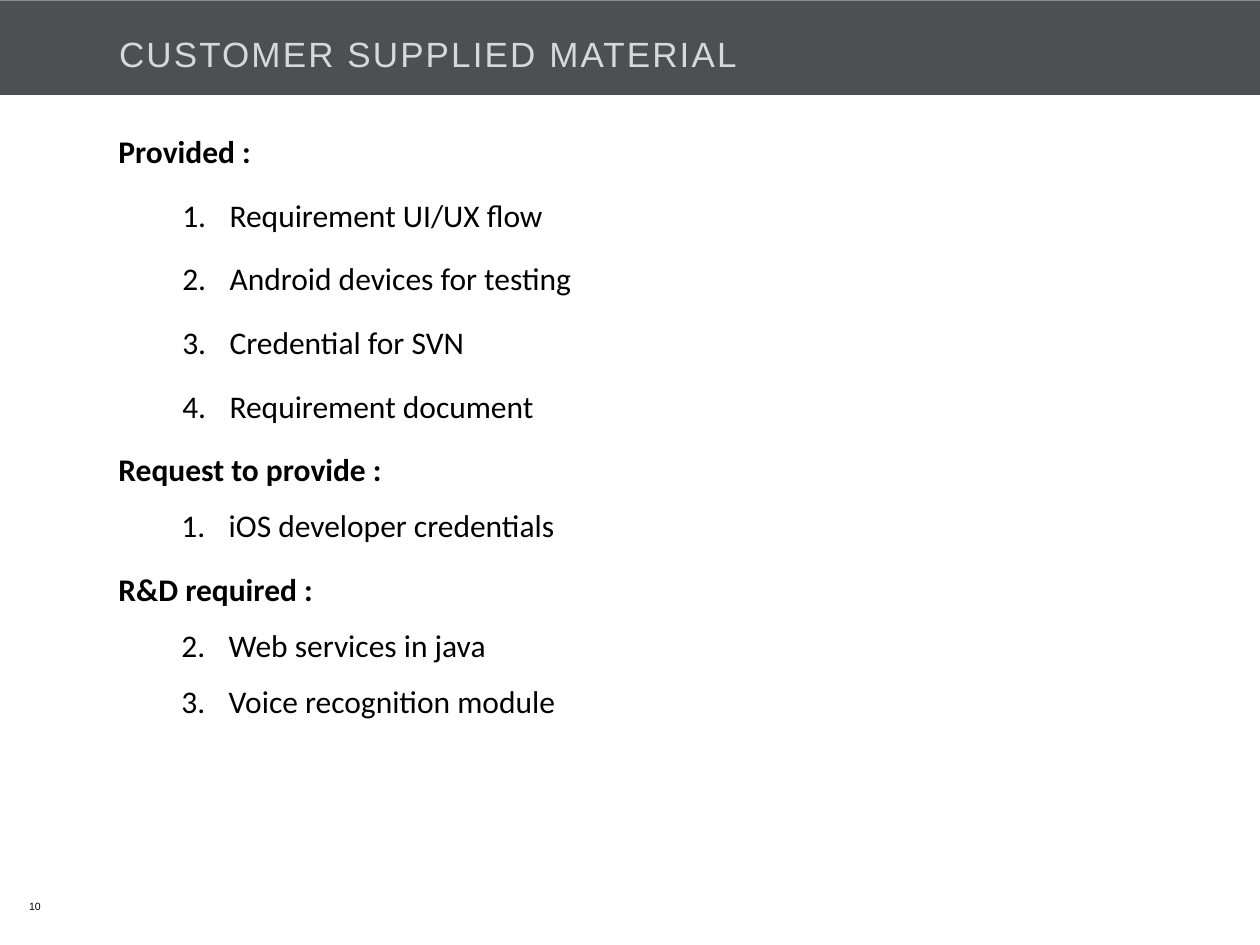
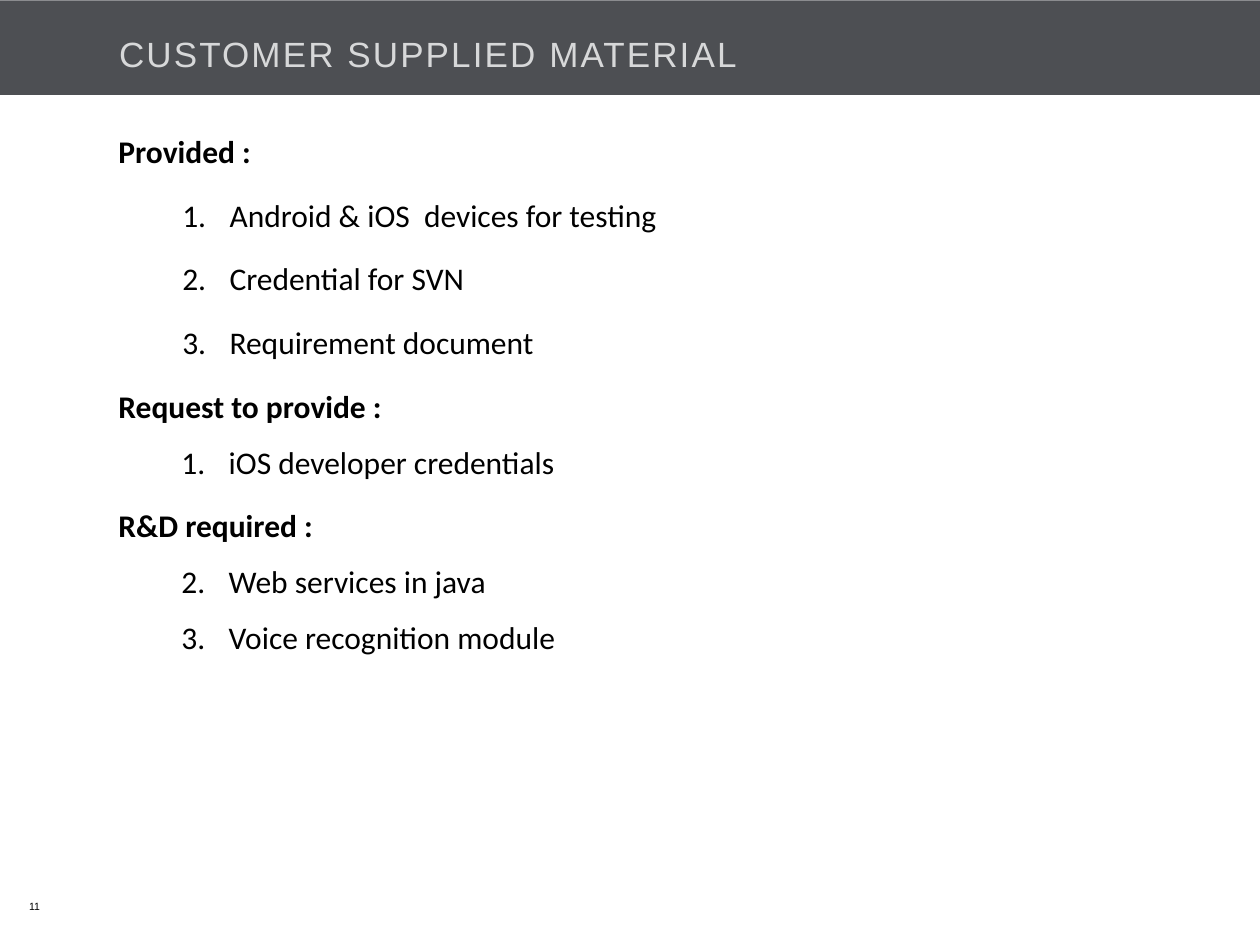
Before and after one commit to Bajarangi/demo, a slide deck: slide 11 of trunk/EasiCab/Documents/EASiCab_POC_kick off.pptx (slide 10 before the commit). Drawn at 1260x945 pixels with LibreOffice and Linux fonts; fonts in the diff are those of the drawing; background and template pictures are left out. Boxes give left, top, right and bottom in pixels: in the first picture for what was removed or moved away, otherwise in the second. Text is boxed around its words. In the diff, an @@ line names an element or a change of style, - is before the commit and + after.

```diff
--- a/trunk/EasiCab/Documents/EASiCab_POC_kick off.pptx
+++ b/trunk/EasiCab/Documents/EASiCab_POC_kick off.pptx
@@ text at [230,205,656,233]: text changed @@
-1. Requirement UI/UX flow
-2. Android devices for testing
+1. Android & iOS devices for testing
@@ page number at [29,903,40,910]: text changed @@
-10
+11
```
Also in this commit, not shown: 12 other slides changed, 1 slide added.
